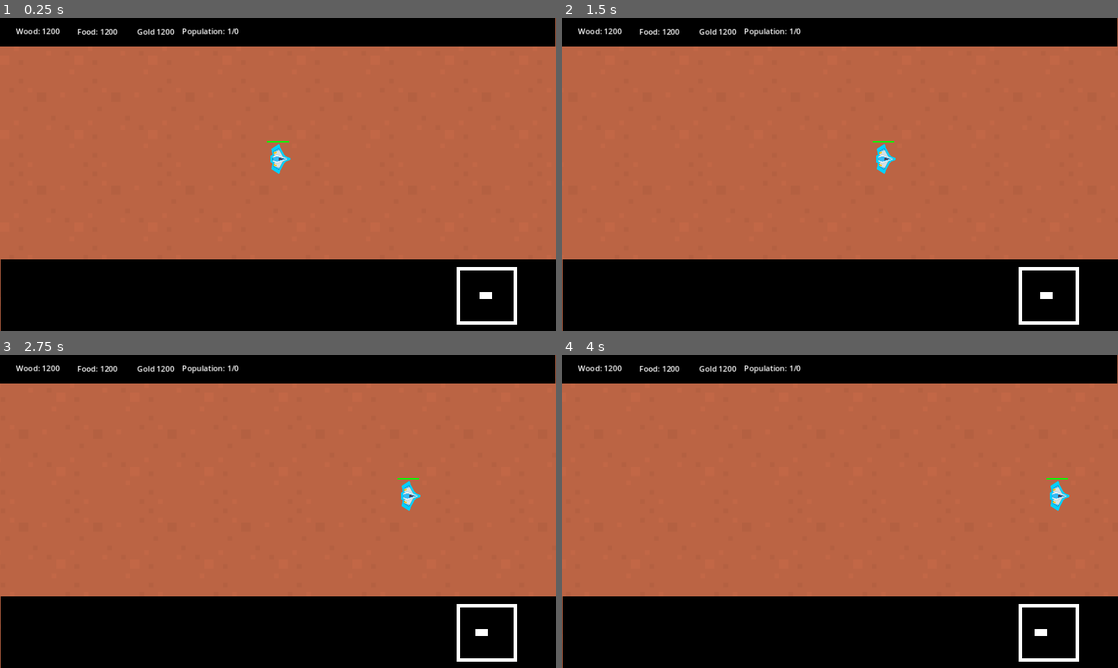
Above: before the commit, frames 1-4 (two rows, left to right).
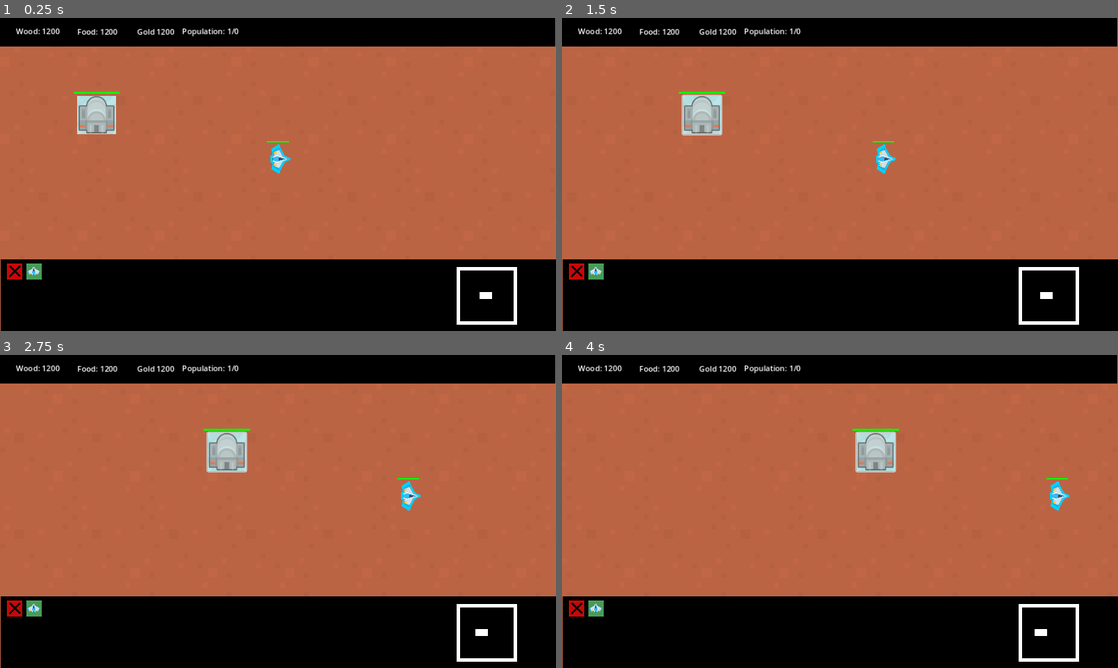
Above: after the commit, the same moments.

Repository: niamh-d/godot-rts
Game: Godot game, scene res://scenes/main/main.tscn
Same seed, same stepped clock (60 frames per second), same inputs: the game is played once before the commit and once after it.
Inputs (mouse positions are in pixels of both pictures, inside the frame that each line leads up to):
- Up to frame 1 (0.25 s): no input
- Up to frame 2 (1.5 s): click (656, 115) at 0.52 s; click (578, 271) at 1.27 s
- Up to frame 3 (2.75 s): click (33, 608) at 2.02 s
- Up to frame 4 (4 s): click (789, 452) at 2.77 s; click (578, 608) at 3.52 s

The runs differ from the first frame. In frame 1, 1.2% of the frame differs, in the area x 1-22%, y 23-84%; in frame 2, 1.3%, in the area x 1-30%, y 23-84%; in frame 3, 1.3%; in frame 4, 1.3%.

Commit message:
town center

Diff:
--- a/scenes/main/main.tscn
+++ b/scenes/main/main.tscn
@@ -11,6 +11,7 @@
 [ext_resource type="Texture2D" uid="uid://tjnjtm3gv56v" path="res://art/barracks.png" id="4_rc2w4"]
 [ext_resource type="PackedScene" uid="uid://blkfh84nbicpu" path="res://scenes/worker/worker.tscn" id="4_s5rmr"]
 [ext_resource type="Texture2D" uid="uid://bf7scmh3mmlwy" path="res://art/range.png" id="5_bsp2h"]
+[ext_resource type="PackedScene" uid="uid://dr64p16op7hma" path="res://scenes/town_center/town_center.tscn" id="5_g6jt8"]
 [ext_resource type="Texture2D" uid="uid://btywg7dtung1p" path="res://art/tower.png" id="6_5yngy"]
 [ext_resource type="Script" path="res://scenes/main/camera.gd" id="7_1lofc"]
 
@@ -2698,13 +2699,25 @@
 
 [node name="TileMapLayer" type="TileMapLayer" parent="GameObjects"]
 z_index = -1
-scale = Vector2(2.4, 2.4)
-tile_map_data = PackedByteArray("AAD7//r/AAAAAAEAAAD7//v/AAA …(4384 unchanged characters)… AAAAAAAAEAAIAAAABAAEAAAAEAAMAAAABAAIAAAAEAAQAAAABAAMAAAAEAAUAAAABAAAAAAAFAAIAAAACAAEAAAAFAAMAAAACAAIAAAAFAAQAAAACAAMAAAAFAAUAAAACAAAAAAAGAAIAAAADAAEAAAAGAAMAAAADAAIAAAAGAAQ …(206623 unchanged characters)…
+scale = Vector2(2.5, 2.5)
+tile_map_data = PackedByteArray("AAD7//r/AAAAAAEAAAD7//v/AAA …(4384 unchanged characters)… AAAAAAAAEAAIAAAABAAEAAAAEAAMAAAABAAIAAAAFAAIAAAACAAEAAAAFAAMAAAACAAIAAAAGAAIAAAADAAEAAAAGAAMAAAADAAIAAAAGAAQ …(206623 unchanged characters)…
 tile_set = SubResource("TileSet_ebq7r")
 script = ExtResource("3_fahi4")
 
 [node name="Worker" parent="GameObjects" instance=ExtResource("4_s5rmr")]
 position = Vector2(580, 291)
+
+[node name="TownCenter" parent="GameObjects" instance=ExtResource("5_g6jt8")]
+position = Vector2(200, 200)
+
+[node name="Sprite2D" parent="GameObjects/TownCenter/BuildingSprite" index="0"]
+position = Vector2(200, 199)
+
+[node name="Image" parent="GameObjects/TownCenter/CanvasLayer/RemoveBtn" index="0"]
+position = Vector2(15, 509)
+
+[node name="Image" parent="GameObjects/TownCenter/CanvasLayer/AddWorkerBtn" index="0"]
+position = Vector2(55, 509)
 
 [node name="UI" type="CanvasLayer" parent="."]
 script = ExtResource("1_rqosp")
@@ -2794,7 +2807,6 @@
 offset_bottom = 15.0
 
 [node name="WorkerBuildOptions" type="Node2D" parent="UI"]
-visible = false
 script = ExtResource("1_pe4bk")
 
 [node name="TownCenter" type="Node2D" parent="UI/WorkerBuildOptions"]
@@ -2952,3 +2964,5 @@
 [connection signal="pressed" from="UI/WorkerBuildOptions/Barracks/Sprite2D/ButtonBuildBarracks" to="UI/WorkerBuildOptions" method="_on_button_build_barracks_pressed"]
 [connection signal="pressed" from="UI/WorkerBuildOptions/Range/Sprite2D/ButtonBuildRange" to="UI/WorkerBuildOptions" method="_on_button_build_range_pressed"]
 [connection signal="pressed" from="UI/WorkerBuildOptions/Tower/Sprite2D/ButtonBuildTower" to="UI/WorkerBuildOptions" method="_on_button_build_tower_pressed"]
+
+[editable path="GameObjects/TownCenter"]
--- /dev/null
+++ b/scenes/town_center/town_center.tscn
@@ -0,0 +1,120 @@
+[gd_scene load_steps=8 format=3 uid="uid://dr64p16op7hma"]
+
+[ext_resource type="Texture2D" uid="uid://dri6ii3a768iw" path="res://art/scifiTile_13.png" id="1_xit48"]
+[ext_resource type="Texture2D" uid="uid://gqt3d1kbi2aa" path="res://art/scifiStructure_07.png" id="2_e2ykh"]
+[ext_resource type="Texture2D" uid="uid://dp0c7t6ean6ne" path="res://art/playerShip2_blue.png" id="3_ghs0i"]
+
+[sub_resource type="RectangleShape2D" id="RectangleShape2D_7tl0w"]
+size = Vector2(80, 80)
+
+[sub_resource type="RectangleShape2D" id="RectangleShape2D_dvct2"]
+size = Vector2(79, 80)
+
+[sub_resource type="StyleBoxFlat" id="StyleBoxFlat_vv105"]
+bg_color = Color(0, 0, 0, 1)
+
+[sub_resource type="StyleBoxFlat" id="StyleBoxFlat_uuxdl"]
+bg_color = Color(0, 1, 0, 1)
+
+[node name="TownCenter" type="Area2D"]
+
+[node name="Ground" type="Sprite2D" parent="."]
+scale = Vector2(1.25, 1.25)
+texture = ExtResource("1_xit48")
+
+[node name="BuildingSprite" type="Node" parent="."]
+
+[node name="Sprite2D" type="Sprite2D" parent="BuildingSprite"]
+scale = Vector2(1.2, 1.2)
+texture = ExtResource("2_e2ykh")
+
+[node name="CollisionShape2D" type="CollisionShape2D" parent="."]
+shape = SubResource("RectangleShape2D_7tl0w")
+
+[node name="StaticBody2D" type="StaticBody2D" parent="."]
+
+[node name="CollisionShape2D" type="CollisionShape2D" parent="StaticBody2D"]
+position = Vector2(0.5, 0)
+shape = SubResource("RectangleShape2D_dvct2")
+
+[node name="ProgressBar" type="ProgressBar" parent="."]
+offset_left = -48.0
+offset_top = -49.0
+offset_right = 48.0
+offset_bottom = -44.0
+theme_override_styles/background = SubResource("StyleBoxFlat_vv105")
+theme_override_styles/fill = SubResource("StyleBoxFlat_uuxdl")
+max_value = 10.0
+value = 10.0
+show_percentage = false
+
+[node name="ButtonTC" type="Button" parent="."]
+offset_left = -40.0
+offset_top = -40.0
+offset_right = 40.0
+offset_bottom = 40.0
+theme_type_variation = &"FlatButton"
+
+[node name="TimerWorker" type="Timer" parent="."]
+wait_time = 2.0
+one_shot = true
+
+[node name="TimerUiOn" type="Timer" parent="."]
+wait_time = 0.2
+one_shot = true
+
+[node name="CanvasLayer" type="CanvasLayer" parent="."]
+
+[node name="RemoveBtn" type="Node2D" parent="CanvasLayer"]
+
+[node name="Image" type="Node2D" parent="CanvasLayer/RemoveBtn"]
+position = Vector2(30, 525)
+
+[node name="ColorRect" type="ColorRect" parent="CanvasLayer/RemoveBtn/Image"]
+offset_right = 31.0
+offset_bottom = 32.0
+color = Color(1, 0.00392157, 0, 1)
+
+[node name="ColorRect" type="ColorRect" parent="CanvasLayer/RemoveBtn/Image/ColorRect"]
+layout_mode = 0
+offset_left = 6.0
+offset_top = 3.0
+offset_right = 37.0
+offset_bottom = 7.0
+rotation = 0.785398
+color = Color(0, 0, 0, 1)
+
+[node name="ColorRect2" type="ColorRect" parent="CanvasLayer/RemoveBtn/Image/ColorRect"]
+layout_mode = 0
+offset_left = 28.0
+offset_top = 6.0
+offset_right = 59.0
+offset_bottom = 10.0
+rotation = 2.35619
+color = Color(0, 0, 0, 1)
+
+[node name="ButtonRemove" type="Button" parent="CanvasLayer/RemoveBtn/Image"]
+self_modulate = Color(1, 1, 1, 0.392157)
+offset_right = 31.0
+offset_bottom = 32.0
+
+[node name="AddWorkerBtn" type="Node2D" parent="CanvasLayer"]
+
+[node name="Image" type="Node2D" parent="CanvasLayer/AddWorkerBtn"]
+position = Vector2(70, 525)
+
+[node name="ColorRect" type="ColorRect" parent="CanvasLayer/AddWorkerBtn/Image"]
+offset_right = 31.0
+offset_bottom = 32.0
+color = Color(0.32888, 0.767577, 0.408805, 1)
+
+[node name="ButtonAddWorker" type="Button" parent="CanvasLayer/AddWorkerBtn/Image"]
+self_modulate = Color(1, 1, 1, 0.392157)
+offset_right = 31.0
+offset_bottom = 32.0
+
+[node name="Sprite2D" type="Sprite2D" parent="CanvasLayer/AddWorkerBtn/Image"]
+texture_filter = 1
+position = Vector2(15, 14)
+scale = Vector2(0.25, 0.25)
+texture = ExtResource("3_ghs0i")
Binary file added: art/scifiStructure_07.png
Not shown, added: art/scifiStructure_07.png.import
Binary file added: art/scifiTile_13.png
Not shown, added: art/scifiTile_13.png.import
Not shown: 1 places in scenes/main/main.tscn that only renumber resources
